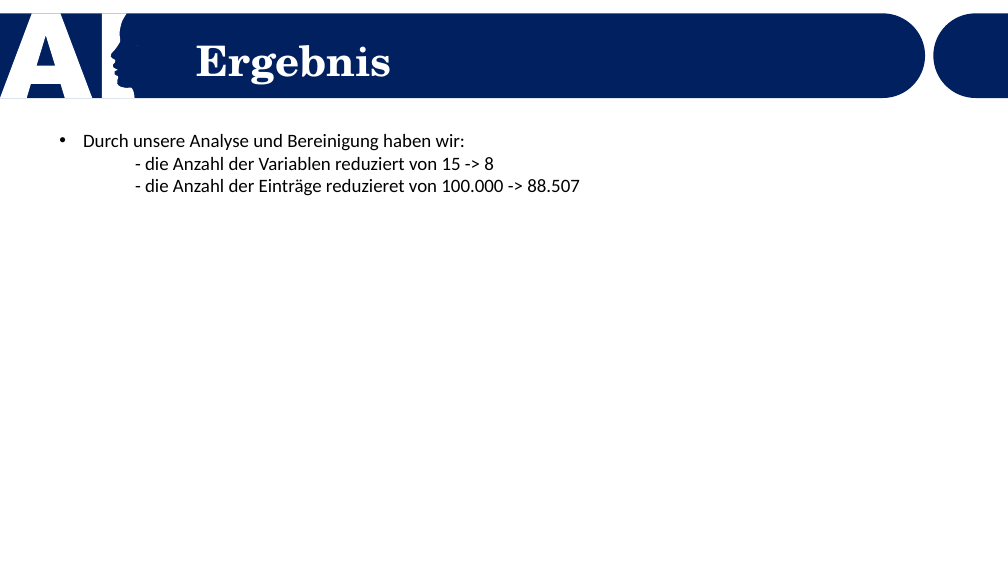
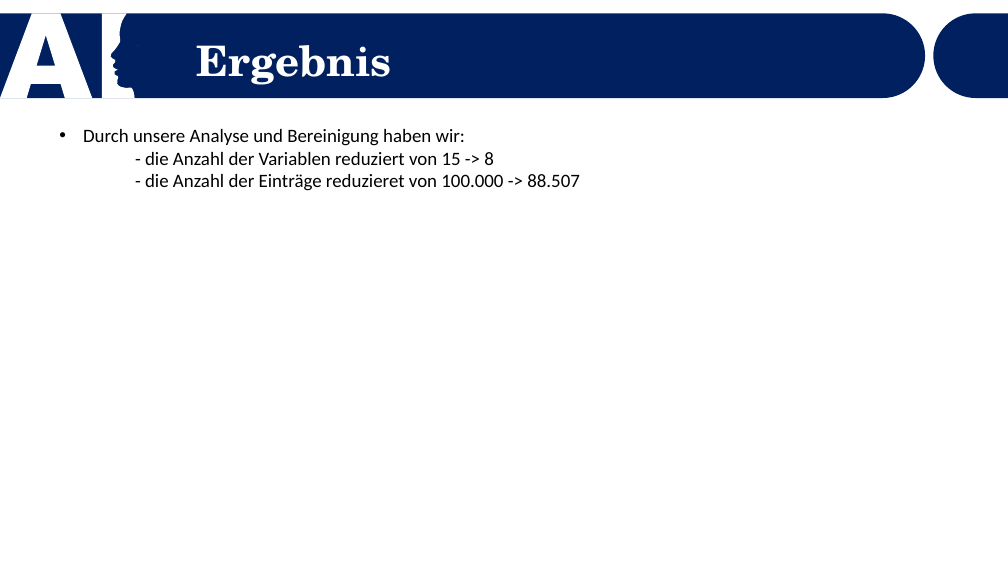
Before and after one commit to Dewin154/Projekt_Machine_Learning, a slide deck: slide 17 of Präsentation_Vorlage.pptx (slide 16 before the commit). Drawn at 1008x567 pixels with LibreOffice and Linux fonts; fonts in the diff are those of the drawing. Boxes give left, top, right and bottom in pixels: in the first picture for what was removed or moved away, otherwise in the second. Text is boxed around its words. In the diff, an @@ line names an element or a change of style, - is before the commit and + after.

```diff
--- a/Präsentation_Vorlage.pptx
+++ b/Präsentation_Vorlage.pptx
@@ text "Durch unsere Analyse und Bereinigung ...": place and size @@
-text "Durch unsere Analyse und Bereinigung ..." at <box>83,134,580,196</box>
+text "Durch unsere Analyse und Bereinigung ..." at <box>83,129,580,191</box>
```
Also in this commit, not shown: 3 other slides changed, 1 slide added, 2 other files.
